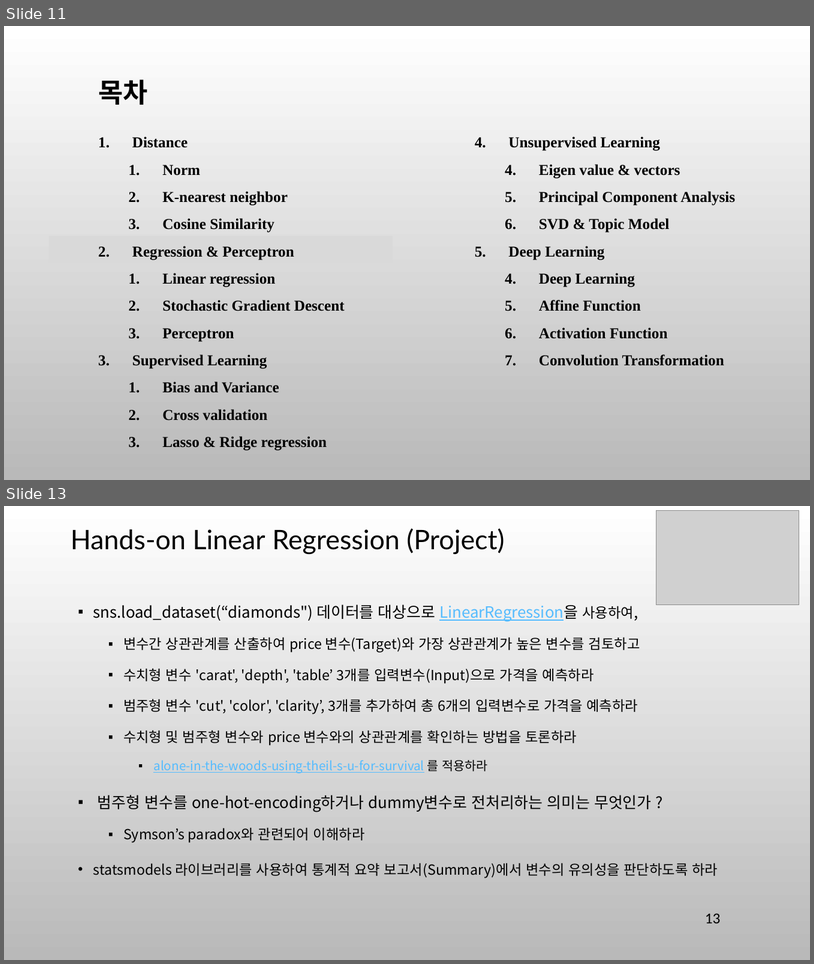
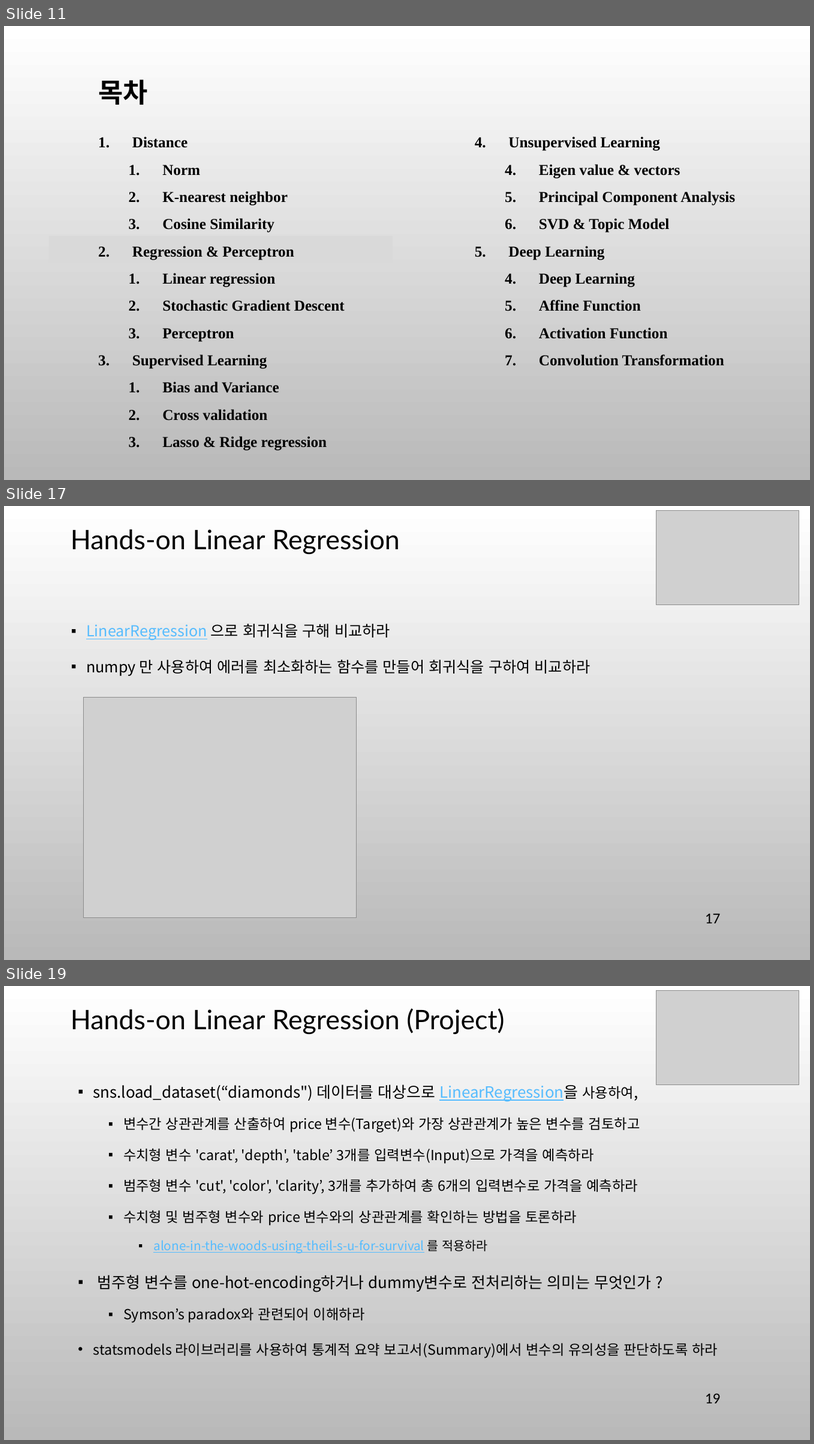
Before and after one commit to ancestor9/mathematics-for-machine-learning, a slide deck: 7_Applications of mathematics.pptx. Shown one above the other, each under a label of ours: slides 11 and 13 before the commit, slides 11, 17 and 19 after it; the slides between them are not shown. The pictures are 814x964 and 814x1444 pixels, drawn with LibreOffice and Linux fonts; fonts in the diff are those of the drawing; grey boxes stand for pictures; background and template pictures are left out. Boxes give left, top, right and bottom in pixels: in the first picture for what was removed or moved away, otherwise in the second. Text is boxed around its words. In the diff, an @@ line names an element or a change of style, - is before the commit and + after.

```diff
--- a/7_Applications of mathematics.pptx
+++ b/7_Applications of mathematics.pptx
@@ slide 17 added at <box>4,506,810,960</box>, background picture (left out) @@
@@ picture added at <box>657,510,799,604</box> @@
@@ text added at <box>71,529,400,555</box>, 32 pt, text #000000 @@
+Hands-on Linear Regression
@@ text added at <box>86,624,591,676</box>, 18 pt, text #000000 @@
+▪ LinearRegression 으로 회귀식을 구해 비교하라
+▪ numpy 만 사용하여 에러를 최소화하는 함수를 만들어 회귀식을 구하여 비교하라
@@ picture added at <box>84,697,357,918</box> @@
@@ page number added at <box>705,913,721,923</box>, 18 pt, text #000000 @@
+17
@@ what was slide 13 is now slide 19 @@
@@ page number at <box>705,1393,721,1403</box>: text changed @@
-13
+19
```
Also in this commit, not shown: 8 slides changed, 10 other slides added, 2 slides removed.
